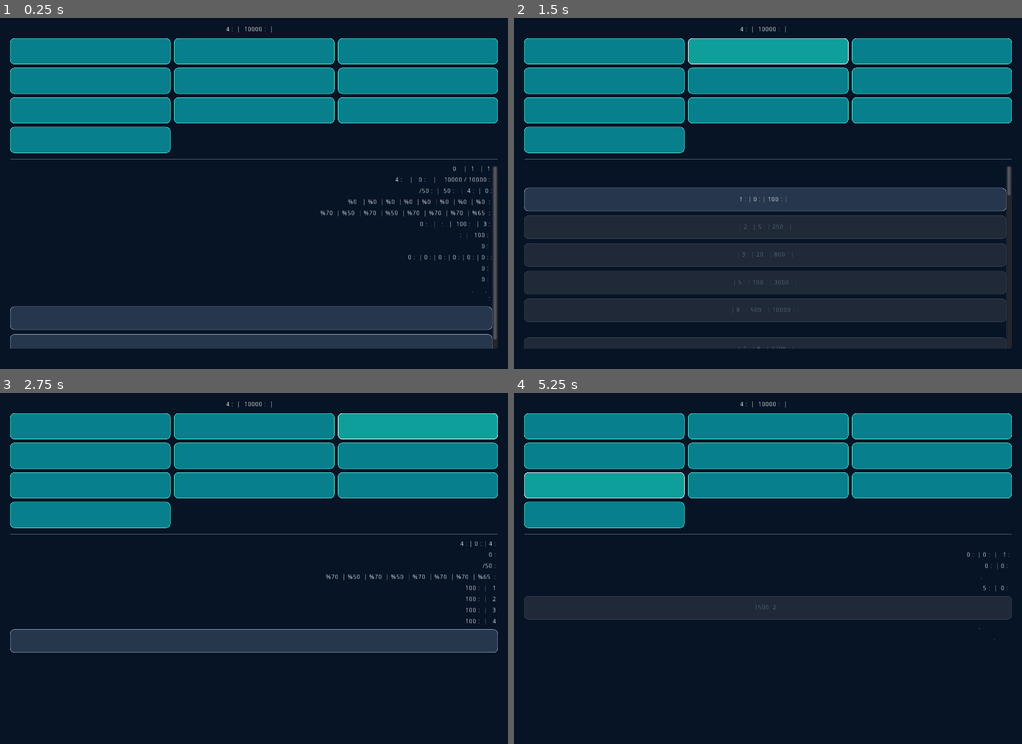
Above: before the commit, frames 1-4 (two rows, left to right).
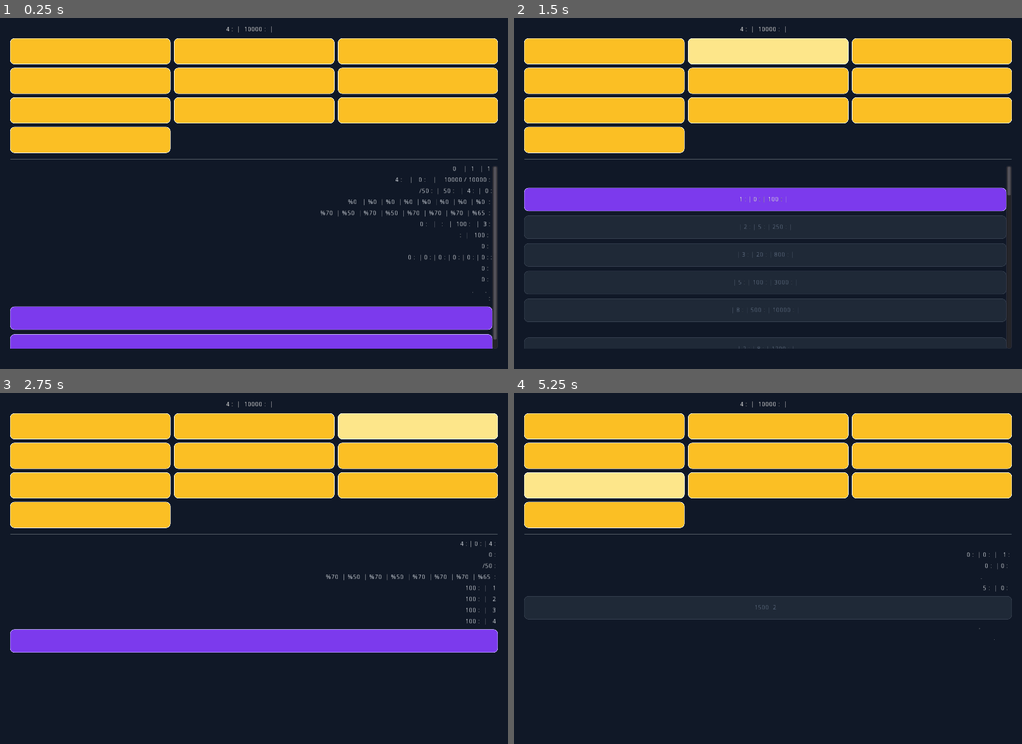
Above: after the commit, the same moments.

Repository: zekainstabot/mini-zeka-city
Game: Godot game, scene res://Main.tscn
Same seed, same stepped clock (60 frames per second), same inputs: the game is played once before the commit and once after it.
Inputs:
- Up to frame 1 (0.25 s): no input
- Up to frame 2 (1.5 s): click "ﻦﻣ ﺮﻬﺷ" at 0.5 s; click "ﺎﻫ‌ﻥﺎﻤﺘﺧﺎﺳ" at 1.25 s
- Up to frame 3 (2.75 s): click "ﻥﺍﺪﻧﻭﺮﻬﺷ" at 2 s
- Up to frame 4 (5.25 s): click "ﺭﺍﺯﺎﺑ" at 2.75 s; click "ﺎﻫﺮﻬﺷ ﺕﺭﺎﺠﺗ" at 3.5 s; click "ﺎﻫﺩﺍﺩﺭﺍﺮﻗ ﻭ ﺕﺍﺩﺭﺍﻭ" at 4.25 s; click "ﻥﺎﮔﻭﺎﻧ ﻭ ﻩﺩﺎﺟ" at 5 s

The runs differ from the first frame. In frame 1, 34% of the frame differs, in the area x 2-98%, y 5-95%; in frame 2, 30%; in frame 3, 30%; in frame 4, 24%.

Commit message:
Make navigation colors unmistakably high contrast

Diff:
--- a/scripts/Main.gd
+++ b/scripts/Main.gd
@@ -22,7 +22,7 @@
 
 func _build_ui():
 	var background = ColorRect.new()
-	background.color = Color("#071426")
+	background.color = Color("#101827")
 	background.anchor_right = 1
 	background.anchor_bottom = 1
 	add_child(background)
@@ -38,7 +38,7 @@
 	root.add_constant_override("separation", 12)
 	add_child(root)
 	header_label = Label.new()
-	header_label.text = "🏙️ مینی زکا سیتی"
+	header_label.text = PersianText.reshaper("🏙️ مینی زکا سیتی")
 	header_label.align = Label.ALIGN_CENTER
 	header_label.add_color_override("font_color", Color("#ffffff"))
 	root.add_child(header_label)
@@ -83,18 +83,18 @@
 	return style
 
 func _style_button(button, navigation=false):
-	var normal_color = Color("#164e63") if navigation else Color("#1e293b")
-	var hover_color = Color("#0e7490") if navigation else Color("#334155")
-	var pressed_color = Color("#155e75") if navigation else Color("#0f172a")
-	button.add_stylebox_override("normal", _button_style(Color("#087f8c") if navigation else Color("#26364d"), Color("#5eead4") if navigation else Color("#94a3b8")))
-	button.add_stylebox_override("hover", _button_style(Color("#0e9f9a") if navigation else Color("#3b526f"), Color("#ccfbf1")))
-	button.add_stylebox_override("focus", _button_style(Color("#0e9f9a") if navigation else Color("#3b526f"), Color("#ffffff")))
-	button.add_stylebox_override("pressed", _button_style(pressed_color, Color("#22d3ee")))
+	var normal_color = Color("#fbbf24") if navigation else Color("#7c3aed")
+	var hover_color = Color("#fde68a") if navigation else Color("#8b5cf6")
+	var pressed_color = Color("#d97706") if navigation else Color("#5b21b6")
+	button.add_stylebox_override("normal", _button_style(normal_color, Color("#ffffff") if navigation else Color("#c4b5fd")) )
+	button.add_stylebox_override("hover", _button_style(hover_color, Color("#ffffff")))
+	button.add_stylebox_override("focus", _button_style(hover_color, Color("#ffffff")))
+	button.add_stylebox_override("pressed", _button_style(pressed_color, Color("#ffffff")))
 	button.add_stylebox_override("disabled", _button_style(Color("#1f2937"), Color("#374151")))
-	button.add_color_override("font_color", Color("#ffffff"))
+	button.add_color_override("font_color", Color("#111827") if navigation else Color("#ffffff"))
 	button.add_color_override("font_color_focus", Color("#ffffff"))
-	button.add_color_override("font_color_hover", Color("#ffffff"))
-	button.add_color_override("font_color_pressed", Color("#ecfeff"))
+	button.add_color_override("font_color_hover", Color("#111827") if navigation else Color("#ffffff"))
+	button.add_color_override("font_color_pressed", Color("#ffffff"))
 	button.add_color_override("font_color_disabled", Color("#64748b"))
 
 func _clear_content():
